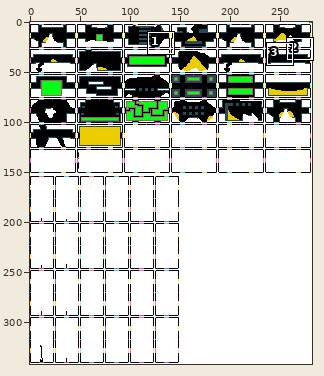
Edited in one commit: sprite sheet (data/wang_tiles/monk_city.png). Above, an overview of the earlier version with the close-up marked.
Close-up. The starting point:
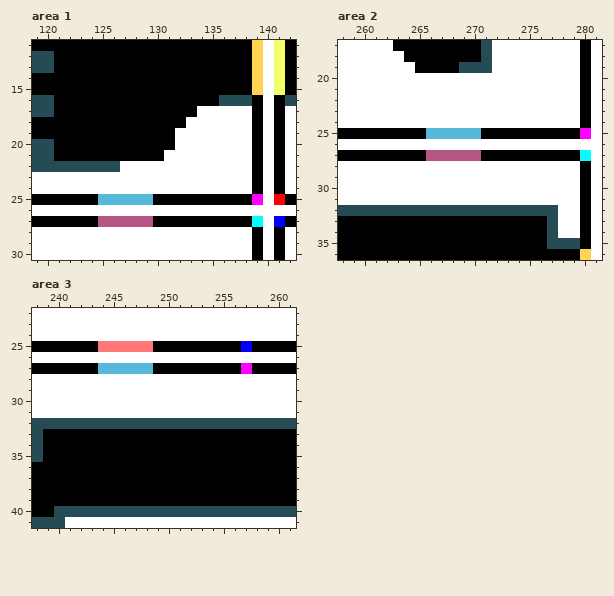
The file is 282x342 pixels. Shown: area 1: x 119..142, y 11..30; area 2: x 258..281, y 17..36; area 3: x 238..261, y 22..41. The commit also changed other parts of the picture, which this record leaves out.
The result:
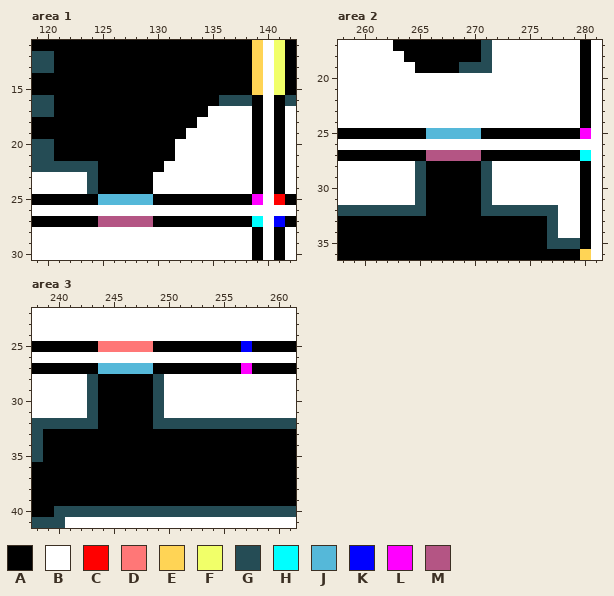
Palette (. is transparent): A #000000  B #ffffff  C #ff0000  D #ff7777  E #ffd455  F #f1ff69  G #254c55  H #00ffff  J #55b8d9  K #0000ff  L #ff00ff  M #b45584
The exact change:
{"where": "area 1"}
{"y":17,"x":134,"old":"B","new":"A"}
{"y":18,"x":133,"old":"B","new":"A"}
{"y":19,"x":132,"old":"B","new":"A"}
{"y":21,"x":131,"old":"B","new":"A"}
{"y":22,"x":125,"old":"GGBBBB","new":"AAAAAA"}
{"y":23,"x":124,"old":"BBBBBB","new":"GAAAAA"}
{"y":24,"x":124,"old":"BBBBBB","new":"GAAAAA"}
{"where": "area 2"}
{"y":28,"x":265,"old":"BBBBBBB","new":"GAAAAAG"}
{"y":29,"x":265,"old":"BBBBBBB","new":"GAAAAAG"}
{"y":30,"x":265,"old":"BBBBBBB","new":"GAAAAAG"}
{"y":31,"x":265,"old":"BBBBBBB","new":"GAAAAAG"}
{"y":32,"x":266,"old":"GGGGG","new":"AAAAA"}
{"where": "area 3"}
{"y":28,"x":243,"old":"BBBBBBB","new":"GAAAAAG"}
{"y":29,"x":243,"old":"BBBBBBB","new":"GAAAAAG"}
{"y":30,"x":243,"old":"BBBBBBB","new":"GAAAAAG"}
{"y":31,"x":243,"old":"BBBBBBB","new":"GAAAAAG"}
{"y":32,"x":244,"old":"GGGGG","new":"AAAAA"}
{"label":"changed","picture_box":[87,106,208,194]}
{"label":"changed","picture_box":[415,161,492,216]}
{"label":"changed","picture_box":[87,374,164,429]}
